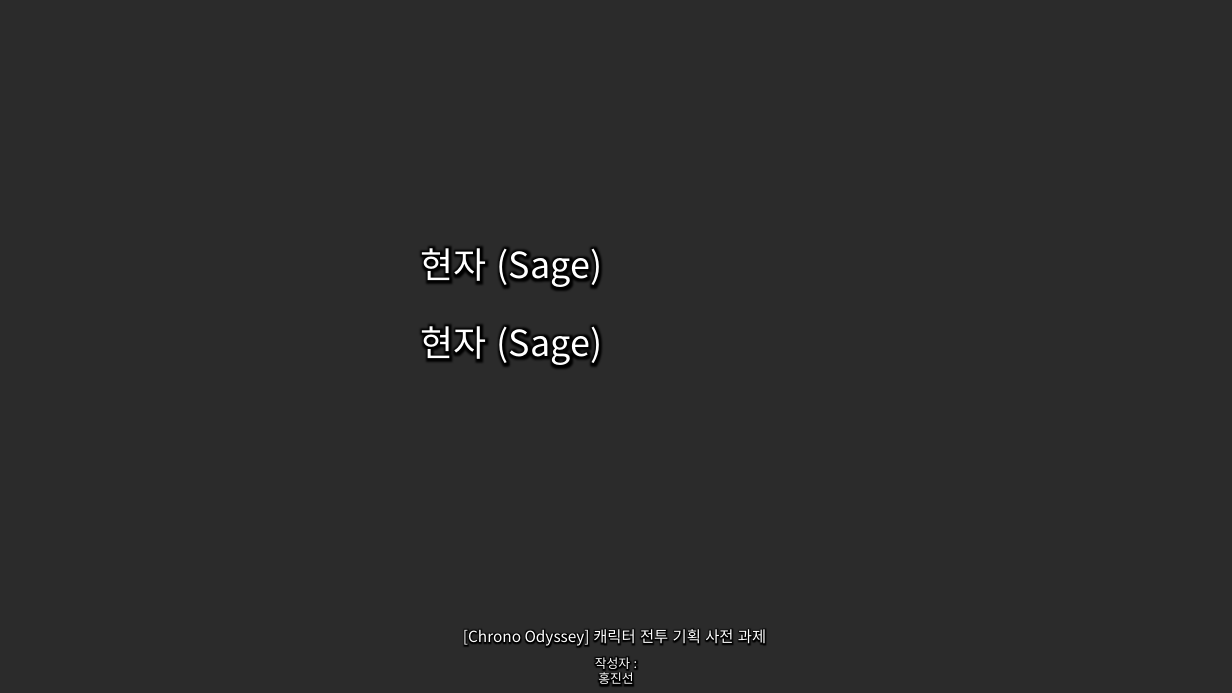
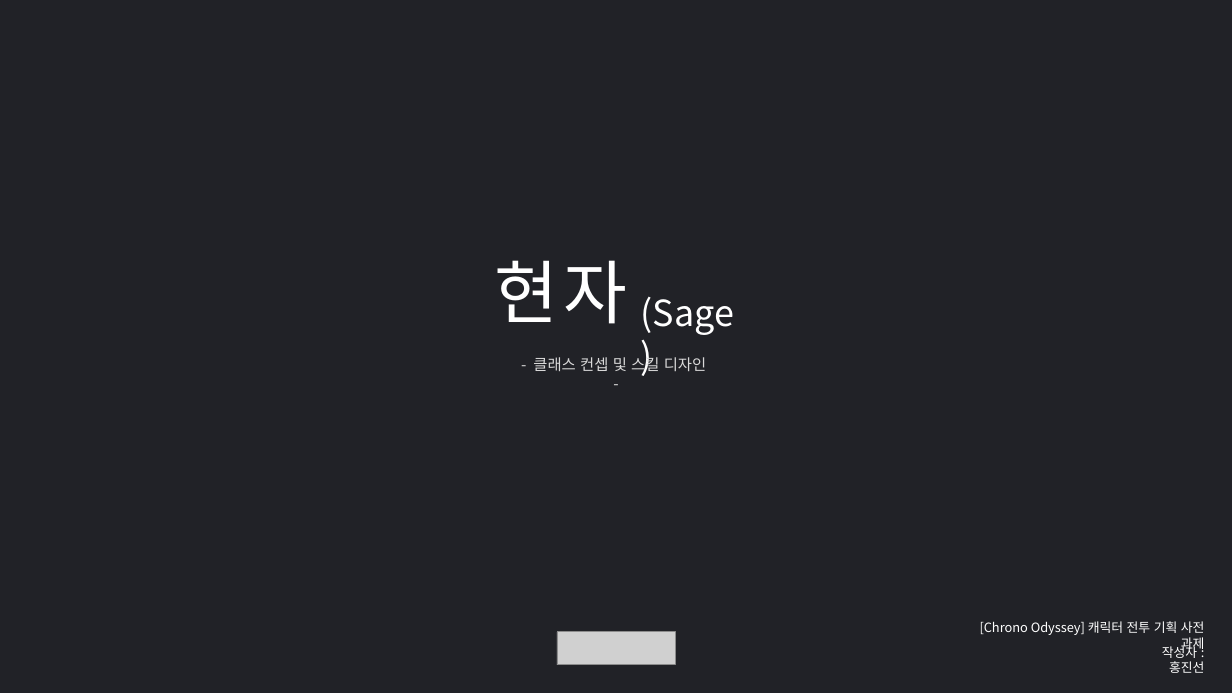
Before and after one commit to hjs0913/GameDesign, a slide deck: slide 1 of 크로노오디세이_전투기획자/사전과제/[과제전형] [Chrono Odyssey] 캐릭터 전투 기획자 모집 _ 홍진선 과제 제출.pptx. Drawn at 1232x693 pixels with LibreOffice and Linux fonts; fonts in the diff are those of the drawing; grey boxes stand for pictures; background and template pictures are left out; a plain dark background stands for a picture behind light text. Boxes give left, top, right and bottom in pixels: in the first picture for what was removed or moved away, otherwise in the second. Text is boxed around its words. In the diff, an @@ line names an element or a change of style, - is before the commit and + after.

Commit message:
문서 작업 시작 / 기획 의도 작성 중

```diff
--- a/크로노오디세이_전투기획자/사전과제/[과제전형] [Chrono Odyssey] 캐릭터 전투 기획자 모집 _ 홍진선 과제 제출.pptx
+++ b/크로노오디세이_전투기획자/사전과제/[과제전형] [Chrono Odyssey] 캐릭터 전투 기획자 모집 _ 홍진선 과제 제출.pptx
@@ background picture (left out) to #212227 @@
@@ text at bbox=[495, 260, 628, 324]: text changed; size 28 to 54 pt @@
-현자 (Sage)
+현자
@@ text added at bbox=[641, 297, 734, 335], 28 pt, text #FFFFFF @@
+(Sage)
@@ text removed at bbox=[421, 326, 602, 366] @@
-현자 (Sage)
@@ text added at bbox=[533, 355, 706, 375], 12 pt, text #D9D9D9 @@
+- 클래스 컨셉 및 스킬 디자인 -
@@ text "[Chrono Odyssey] 캐릭터 전투 기획 ...": place and size @@
-text "[Chrono Odyssey] 캐릭터 전투 기획 ..." at bbox=[463, 629, 766, 647]
+text "[Chrono Odyssey] 캐릭터 전투 기획 ..." at bbox=[980, 621, 1205, 652]
@@ text "[Chrono Odyssey] 캐릭터 전투 기획 ..." at bbox=[980, 621, 1205, 652]: size 12 to 10 pt; alignment left to right @@
@@ picture added at bbox=[557, 632, 676, 665] @@
@@ text "작성자 : 홍진선": place and size @@
-text "작성자 : 홍진선" at bbox=[595, 657, 633, 684]
+text "작성자 : 홍진선" at bbox=[1162, 644, 1204, 673]
@@ text "작성자 : 홍진선" at bbox=[1162, 644, 1204, 673]: alignment centre to right @@
```
Also in this commit, not shown: 5 slides added, 2 slides removed, 2 other files.
